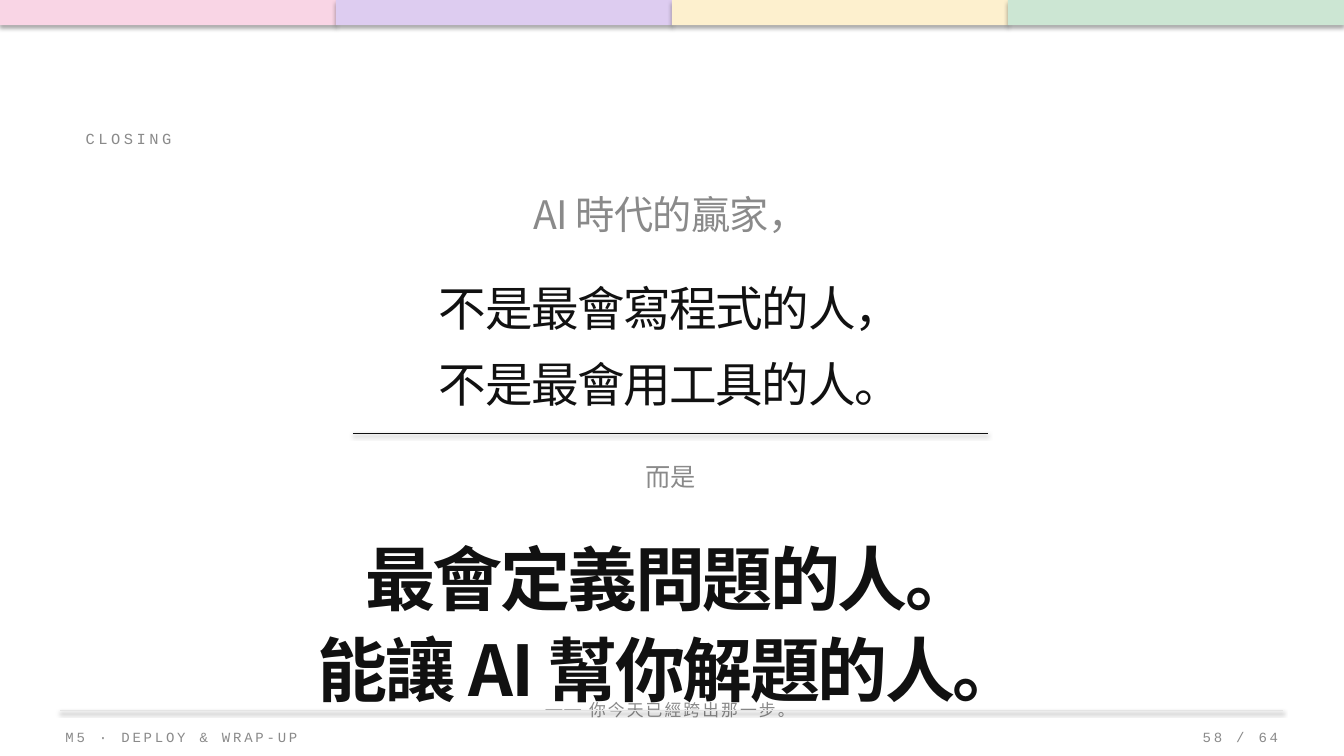
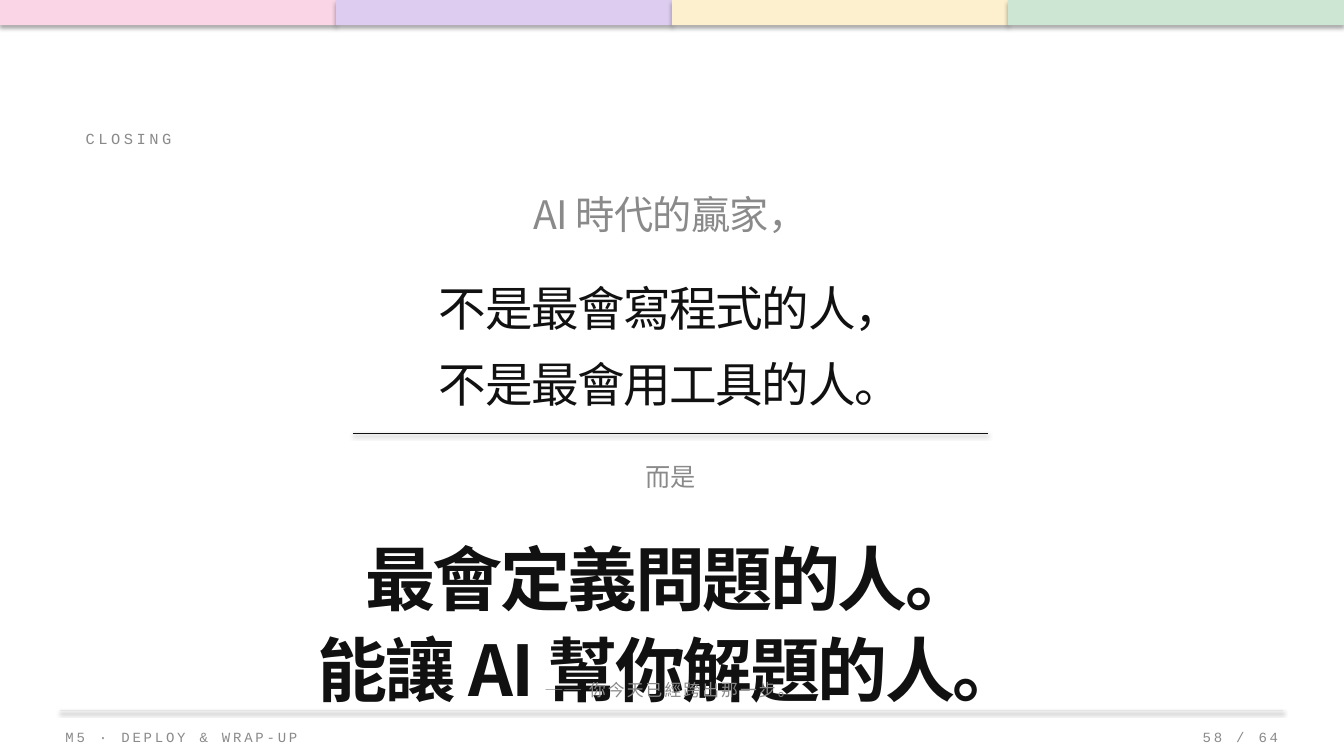
Before and after one commit to Zenobia000/SDD-agent-coding-beginner, a slide deck: slide 58 of class_plan/vibe_coding_workshop.pptx. Drawn at 1344x756 pixels with LibreOffice and Linux fonts; fonts in the diff are those of the drawing. Boxes give left, top, right and bottom in pixels: in the first picture for what was removed or moved away, otherwise in the second. Text is boxed around its words. In the diff, an @@ line names an element or a change of style, - is before the commit and + after.

```diff
--- a/class_plan/vibe_coding_workshop.pptx
+++ b/class_plan/vibe_coding_workshop.pptx
@@ text "── 你今天已經跨出那一步。" rewrapped from <box>589,699,794,717</box> to <box>589,679,794,701</box> @@
```
Also in this commit, not shown: 60 other slides changed, 2 other files.
